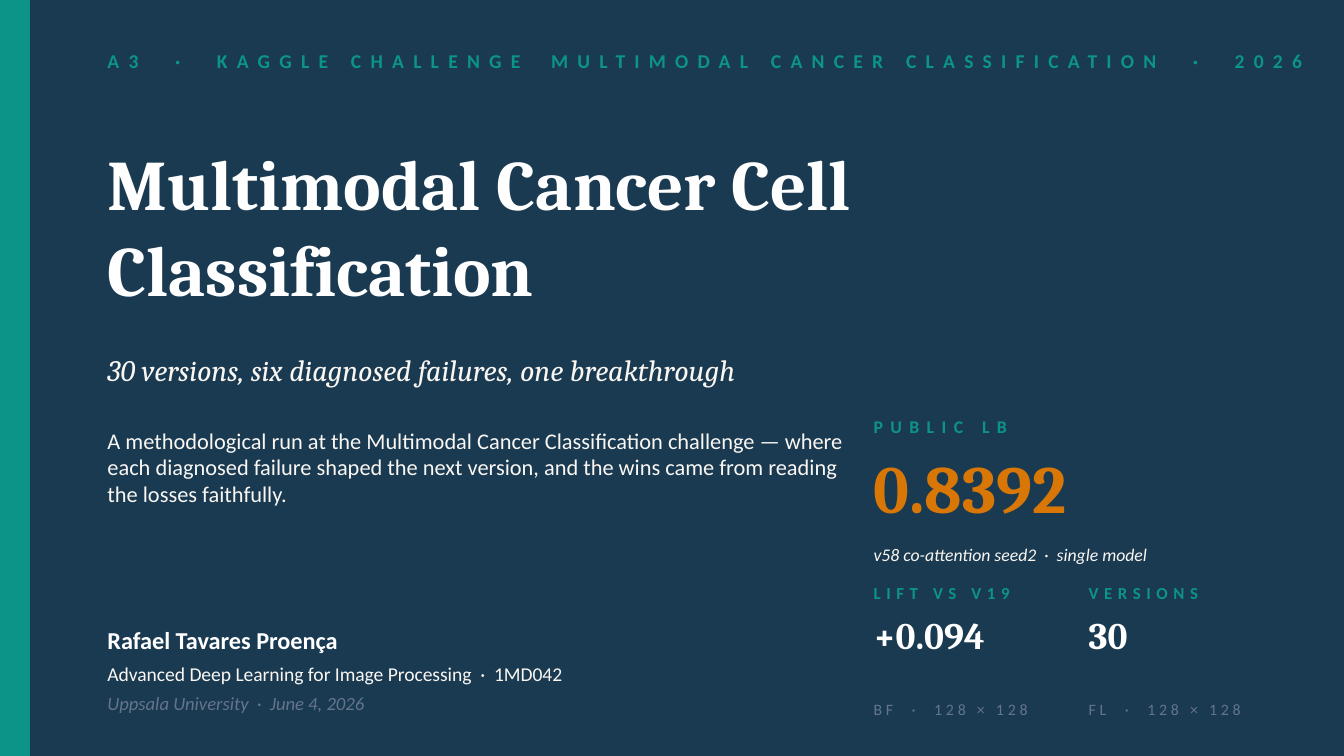
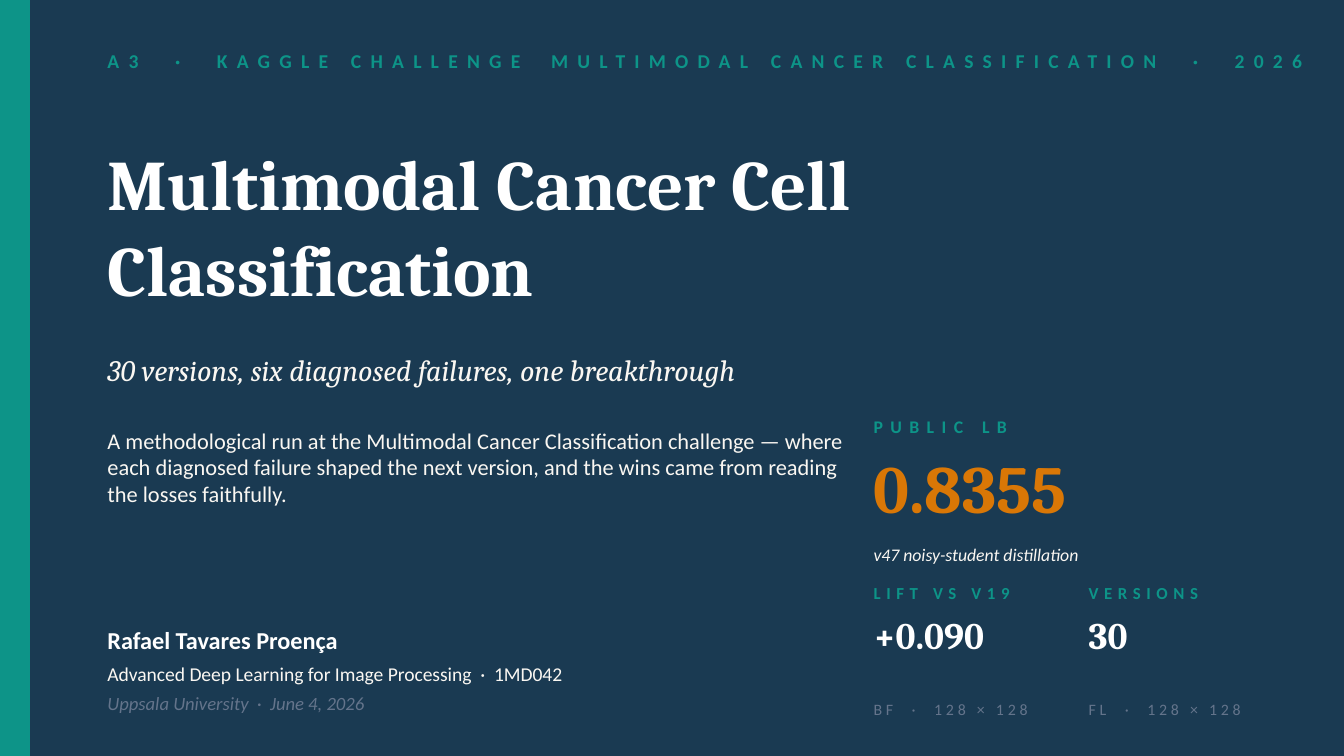
Before and after one commit to rafallex/multimodal-microscopy-distillation, a slide deck: slide 1 of presentation/A3_cancer_challenge.pptx. Drawn at 1344x756 pixels with LibreOffice and Linux fonts; fonts in the diff are those of the drawing. Boxes give left, top, right and bottom in pixels: in the first picture for what was removed or moved away, otherwise in the second. Text is boxed around its words. In the diff, an @@ line names an element or a change of style, - is before the commit and + after.

```diff
--- a/presentation/A3_cancer_challenge.pptx
+++ b/presentation/A3_cancer_challenge.pptx
@@ text at <box>874,467,1067,514</box>: text changed @@
-0.8392
+0.8355
@@ text at <box>874,548,1078,564</box>: text changed @@
-v58 co-attention seed2 · single model
+v47 noisy-student distillation
@@ text at <box>874,623,984,650</box>: text changed @@
-+0.094
++0.090
```
Also in this commit, not shown: 5 other slides changed, 1 slide added, 1 slide removed, 5 other files.
